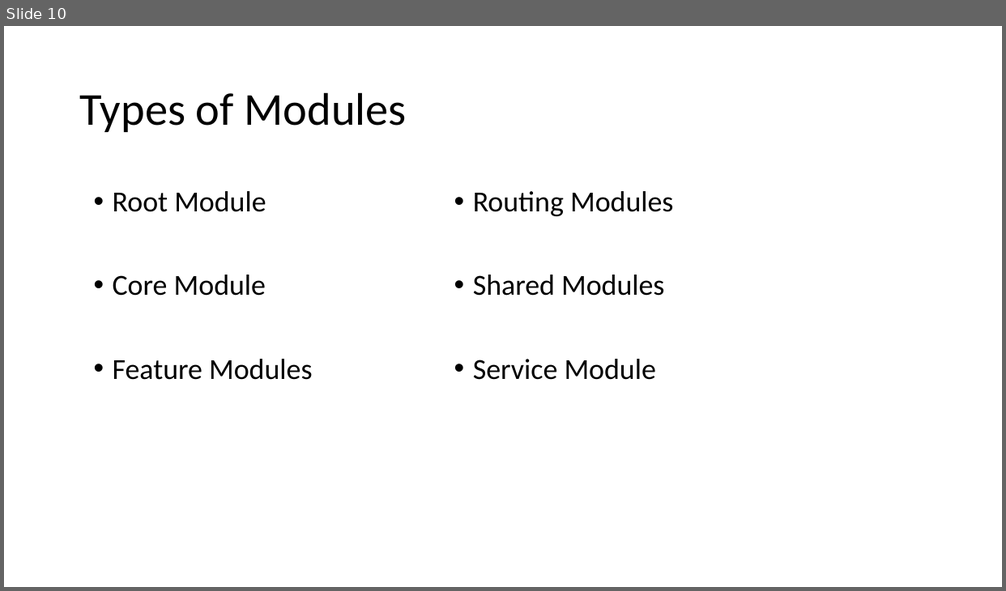
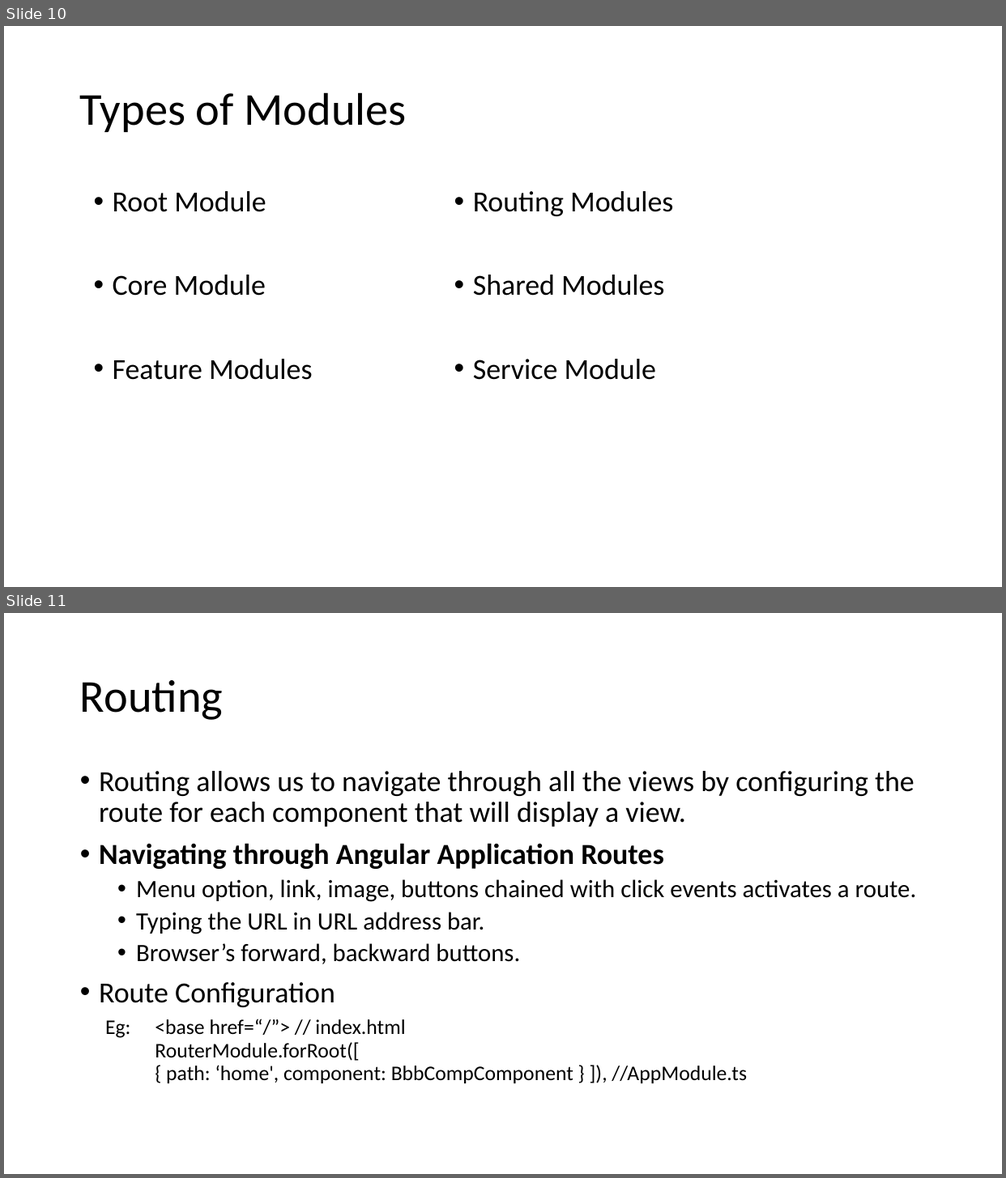
Before and after one commit to simhaabhijit/Angular-Training-Intermediate, a slide deck: Angular Intermediate Level Training PPT.pptx. Shown one above the other, each under a label of ours: slide 10 before the commit, slides 10 and 11 after it. The pictures are 1006x591 and 1006x1178 pixels, drawn with LibreOffice and Linux fonts; fonts in the diff are those of the drawing. Boxes give left, top, right and bottom in pixels: in the first picture for what was removed or moved away, otherwise in the second. Text is boxed around its words. In the diff, an @@ line names an element or a change of style, - is before the commit and + after.

```diff
--- a/Angular Intermediate Level Training PPT.pptx
+++ b/Angular Intermediate Level Training PPT.pptx
@@ slide 11 added at box(4, 613, 1002, 1174), background #FFFFFF @@
@@ title added at box(80, 680, 223, 720), 44 pt, text #000000 @@
+Routing
@@ text added at box(99, 771, 917, 1084), 28 pt, text #000000 @@
+• Routing allows us to navigate through all the views by configuring the route for each component that will display a view.
+• Navigating through Angular Application Routes
+  • Menu option, link, image, buttons chained with click events activates a route.
+  • Typing the URL in URL address bar.
+  • Browser’s forward, backward buttons.
+• Route Configuration
+  Eg: <base href=“/”> // index.html
+  RouterModule.forRoot([
+  { path: ‘home', component: BbbCompComponent } ]), //AppModule.ts
```
Also in this commit, not shown: 2 other slides added, 1 slide removed, 4 other files.
